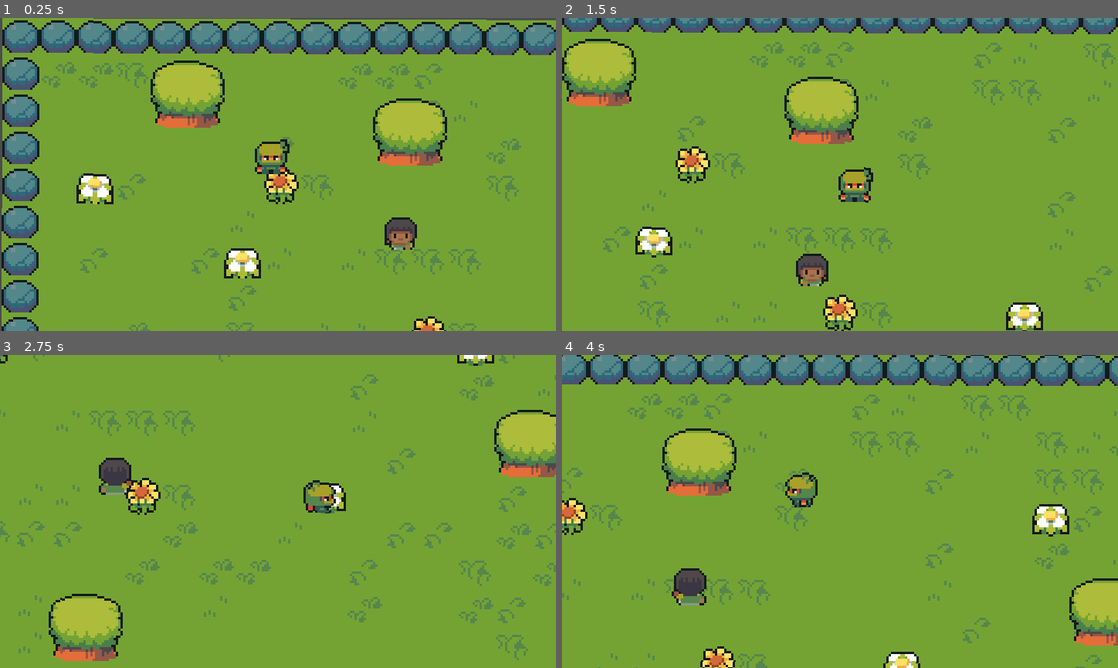
Above: before the commit, frames 1-4 (two rows, left to right).
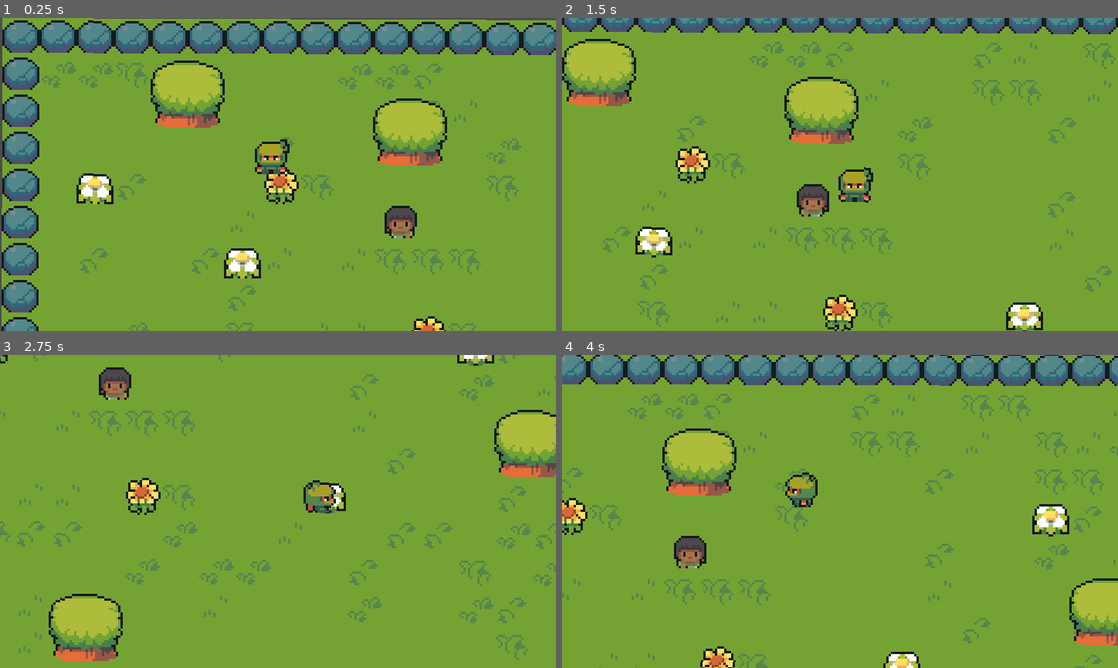
Above: after the commit, the same moments.

Repository: harrywainwright/Playground
Game: Godot game, scene res://scenes/world.tscn
Same seed, same stepped clock (60 frames per second), same inputs: the game is played once before the commit and once after it.
Inputs:
- Up to frame 1 (0.25 s): no input
- Up to frame 2 (1.5 s): hold Right (ui_right) 0.53-1.28 s; hold Down (ui_down) from 1.28 s (still down)
- Up to frame 3 (2.75 s): release Down (ui_down) at 2.03 s; hold Right (ui_right) from 2.03 s (still down)
- Up to frame 4 (4 s): release Right (ui_right) at 2.78 s; hold Up (ui_up) 2.78-3.53 s; hold Left (ui_left) from 3.53 s (still down)

The runs differ from the first frame. In frame 1, 0.7% of the frame differs, in the area x 69-75%, y 60-75%; in frame 2, 1.1%; in frame 3, 1.2%, in the area x 17-25%, y 3-45%; in frame 4, 1.2%.
Error in both runs: Invalid call. Nonexistent function 'get_quadrant_size' in base 'TileMap'. (res://camera/followCam.gd:7)

Commit message:
Lesson 11 - NPC

Diff:
--- a/camera/followCam.gd
+++ b/camera/followCam.gd
@@ -11,5 +11,5 @@
 
 
 # Called every frame. 'delta' is the elapsed time since the previous frame.
-func _process(delta):
+func _process(_delta):
 	pass
--- a/npc/human/blackMale1.gd
+++ b/npc/human/blackMale1.gd
@@ -7,6 +7,7 @@
 
 var startPosition
 var endPosition
+#var rng = RandomNumberGenerator.new()
 
 func _ready():
 	startPosition = position
@@ -17,32 +18,30 @@
 	endPosition = startPosition
 	startPosition = temp
 
+# func wait():
+# 	var rng = RandomNumberGenerator.new()
+# 	#randomize end poisition timer
+# 	var rand = rng.randf_range(100, 300)
+# 	#pause npc until changing direction
+# 	await $Timer.rand
+
+
+
 func updateVelocity():
-	var moveDirection = endPosition - position
+	var moveDirection = (endPosition - position)
 	if moveDirection.length() < limit:
 		changeDirection()
 	velocity = moveDirection.normalized() * speed
 
 func updateAnimation():
+	# if velocity.length() == 0:
+	#  	animations.stop()
+	#  	return
 	var direction = "Down"
-	if velocity.y < 0:
-		direction = "Up"
-
+	if velocity.y < 0: direction = "Up"
 	animations.play("walk" + direction)
 
-
-
-	# func updateAnimation():
-	# 	if velocity.length() == 0:
-	# 		animations.stop()
-	# 		return
-	# 	var direction = "Down"
-	# 	if velocity.x < 0: direction = "Left"
-	# 	elif velocity.x > 0: direction = "Right"
-	# 	elif velocity.y < 0: direction = "Up"
-	# 	animations.play("walk" + direction)
-
-func _physics_process(delta):
+func _physics_process(_delta):
 	updateVelocity()
 	move_and_slide()
 	updateAnimation()
--- a/npc/human/blackMale1.tscn
+++ b/npc/human/blackMale1.tscn
@@ -140,6 +140,8 @@
 
 [node name="blackMale1" type="CharacterBody2D"]
 script = ExtResource("1_qe1m3")
+speed = null
+limit = null
 
 [node name="AnimatedSprite2D" type="AnimatedSprite2D" parent="."]
 position = Vector2(0, -8)
Not shown, added: addons/logger/config.gd
Not shown, added: addons/logger/json-data.gd
Not shown, added: addons/logger/logger.gd
Not shown, added: addons/logger/plugin.cfg
Not shown, added: addons/logger/root.gd
Binary file added: icon.png
Not shown, added: icon.png.import
Binary file added: images/output_example.png
Not shown, added: images/output_example.png.import
Binary file added: large_icon.png
Not shown, added: large_icon.png.import
Not shown, added: LICENSE
(and 1 more such lines)
